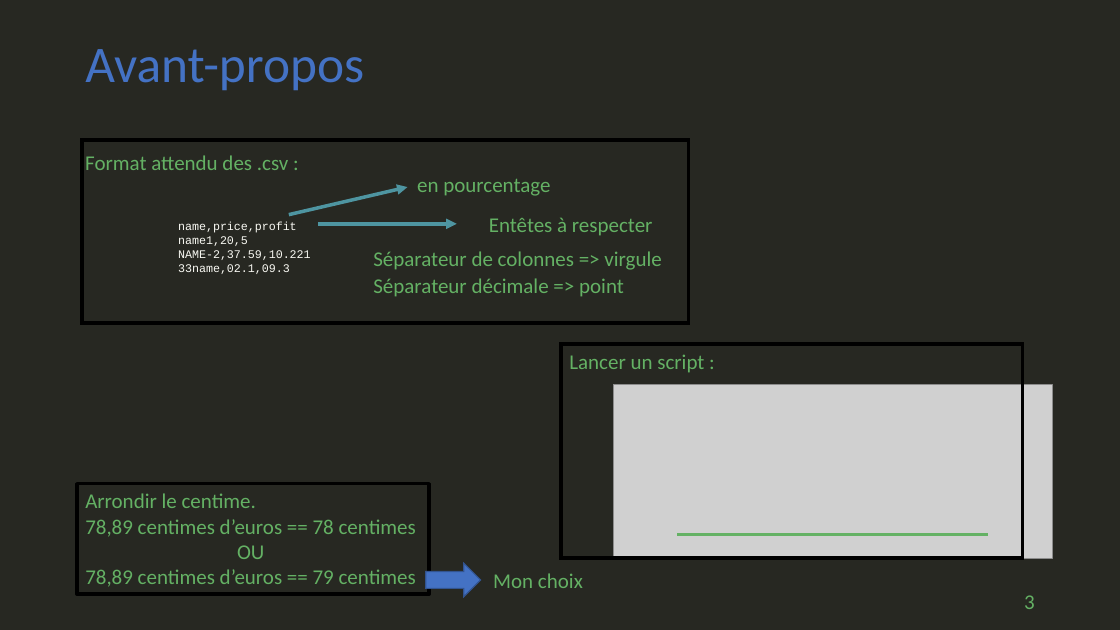
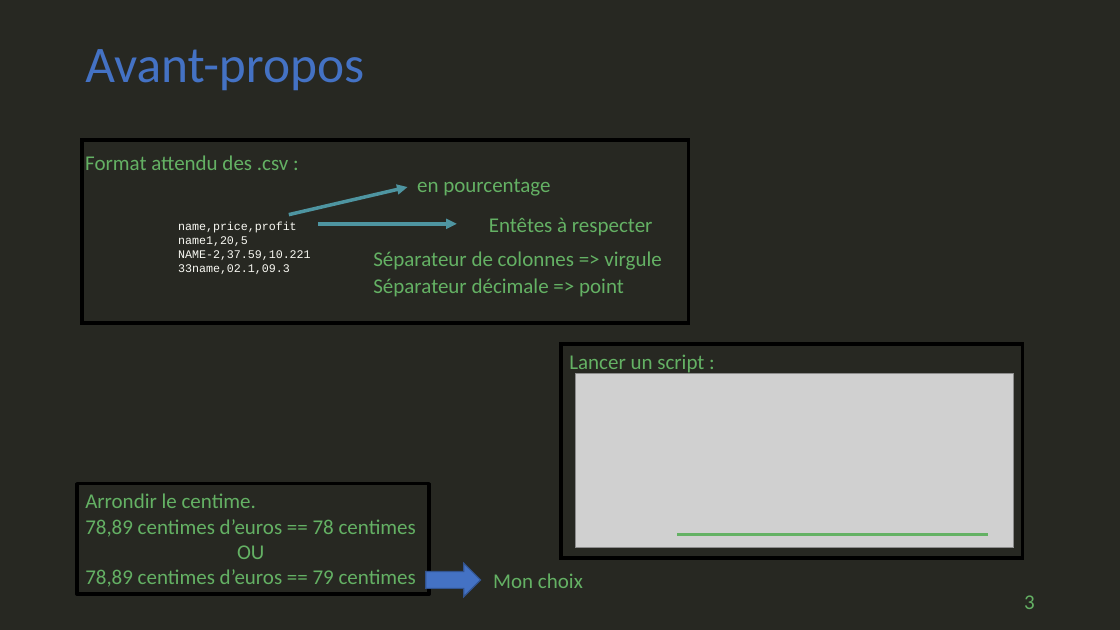
Before and after one commit to geoffrey-ll/OC_P07_Algorithmique, a slide deck: slide 3 of p07_slide.pptx. Drawn at 1120x630 pixels with LibreOffice and Linux fonts; fonts in the diff are those of the drawing; grey boxes stand for pictures. Boxes give left, top, right and bottom in pixels: in the first picture for what was removed or moved away, otherwise in the second. Text is boxed around its words. In the diff, an @@ line names an element or a change of style, - is before the commit and + after.

```diff
--- a/p07_slide.pptx
+++ b/p07_slide.pptx
@@ rectangle at box(561, 344, 1023, 558): fill none to #272822 @@
@@ picture: place and size @@
-picture at box(614, 384, 1053, 558)
+picture at box(576, 374, 1014, 548)
```
Also in this commit, not shown: 2 other slides changed, 1 other file.
